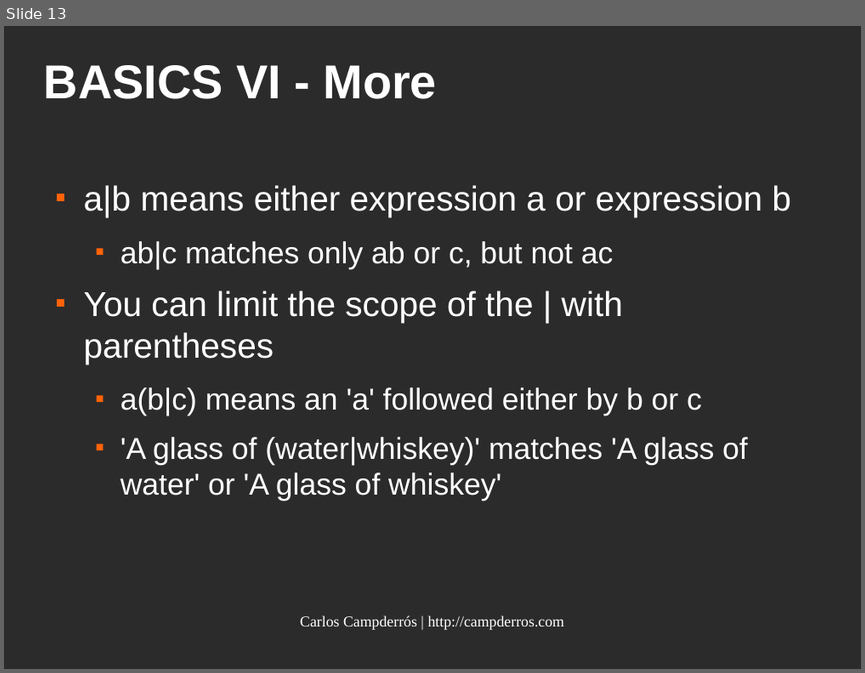
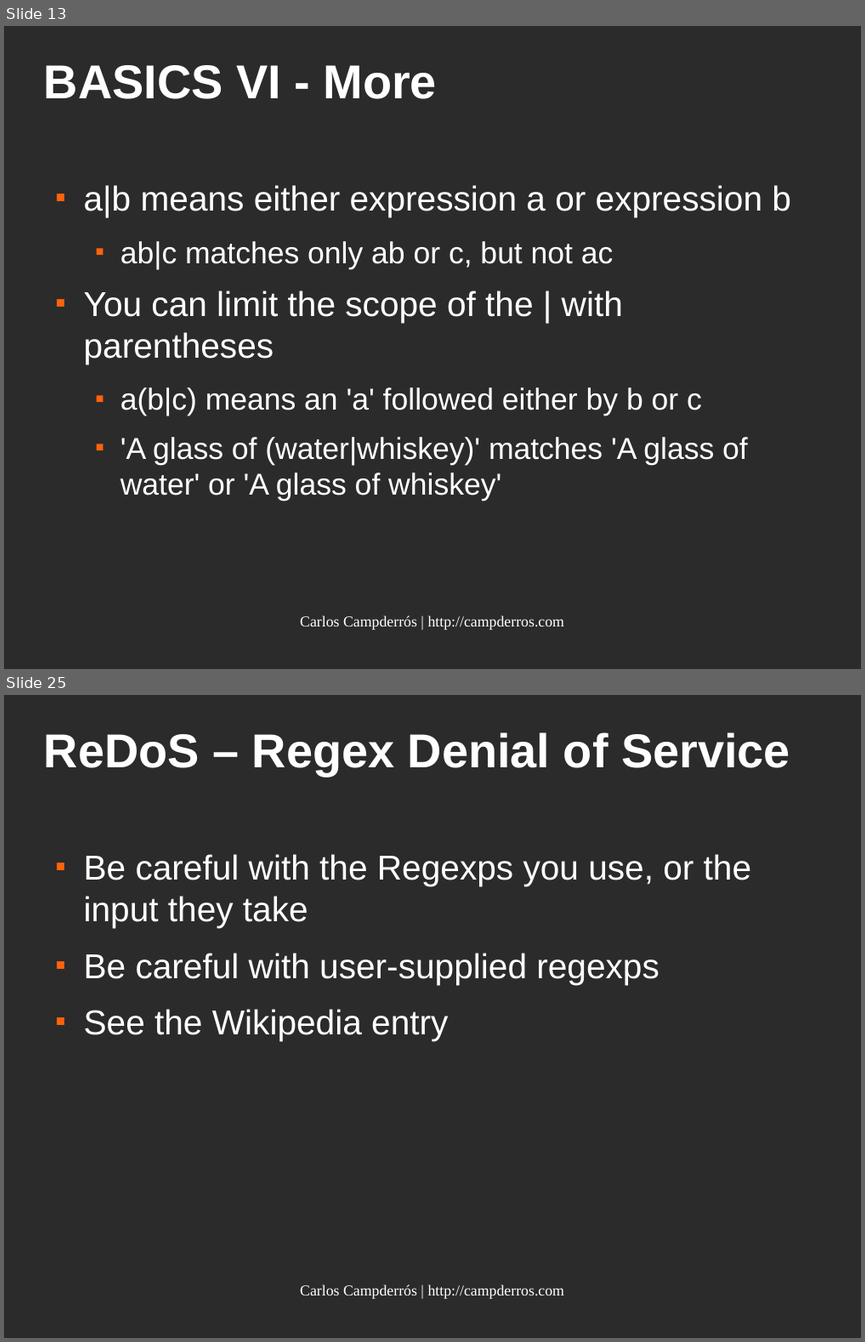
Before and after one commit to kampde/phpRegexTest, a slide deck: regular_expressions.odp. Shown one above the other, each under a label of ours: slide 13 before the commit, slides 13 and 25 after it; the slides between them are not shown. The pictures are 865x673 and 865x1342 pixels, drawn with LibreOffice and Linux fonts; fonts in the diff are those of the drawing; background and template pictures are left out; a plain dark background stands for a picture behind light text. Boxes give left, top, right and bottom in pixels: in the first picture for what was removed or moved away, otherwise in the second. Text is boxed around its words. In the diff, an @@ line names an element or a change of style, - is before the commit and + after.

```diff
--- a/regular_expressions.odp
+++ b/regular_expressions.odp
@@ slide 25 added at [4,695,861,1338], background picture (left out) @@
@@ title added at [44,732,790,776], 44 pt, text #FFFFFF, bold @@
+ReDoS – Regex Denial of Service
@@ text added at [84,854,751,1041], 32 pt, text #FFFFFF @@
+■ Be careful with the Regexps you use, or the input they take
+■ Be careful with user-supplied regexps
+■ See the Wikipedia entry
@@ text added at [300,1284,565,1299], 14 pt, text #FFFFFF @@
+Carlos Campderrós | http://campderros.com
```
Also in this commit, not shown: 4 slides changed, 8 other slides added.
